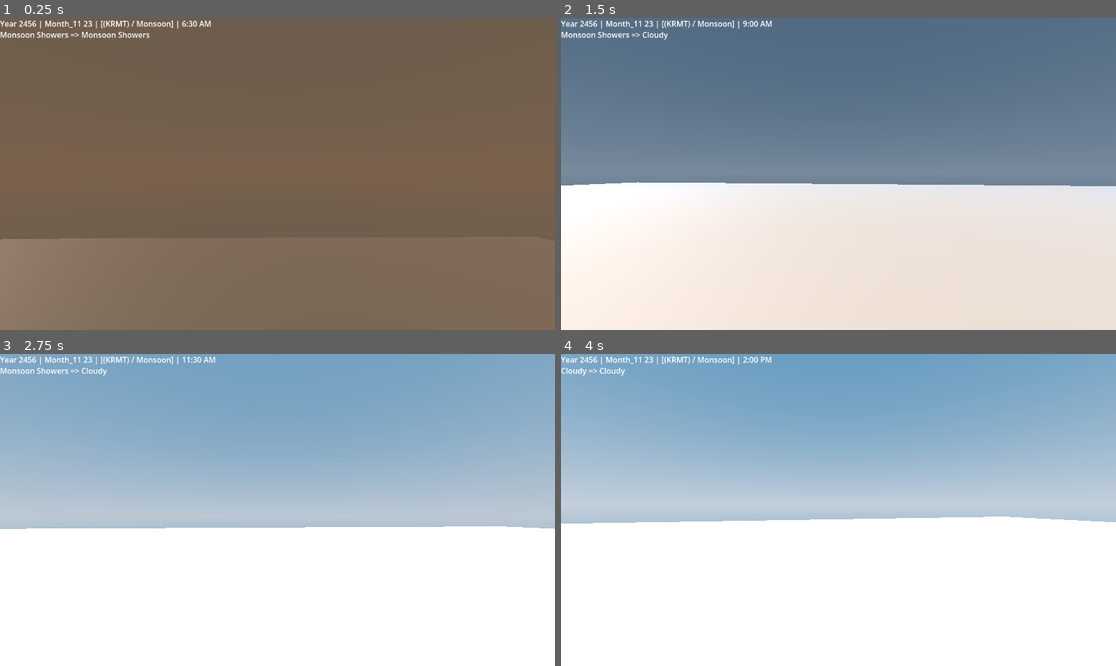
Above: before the commit, frames 1-4 (two rows, left to right).
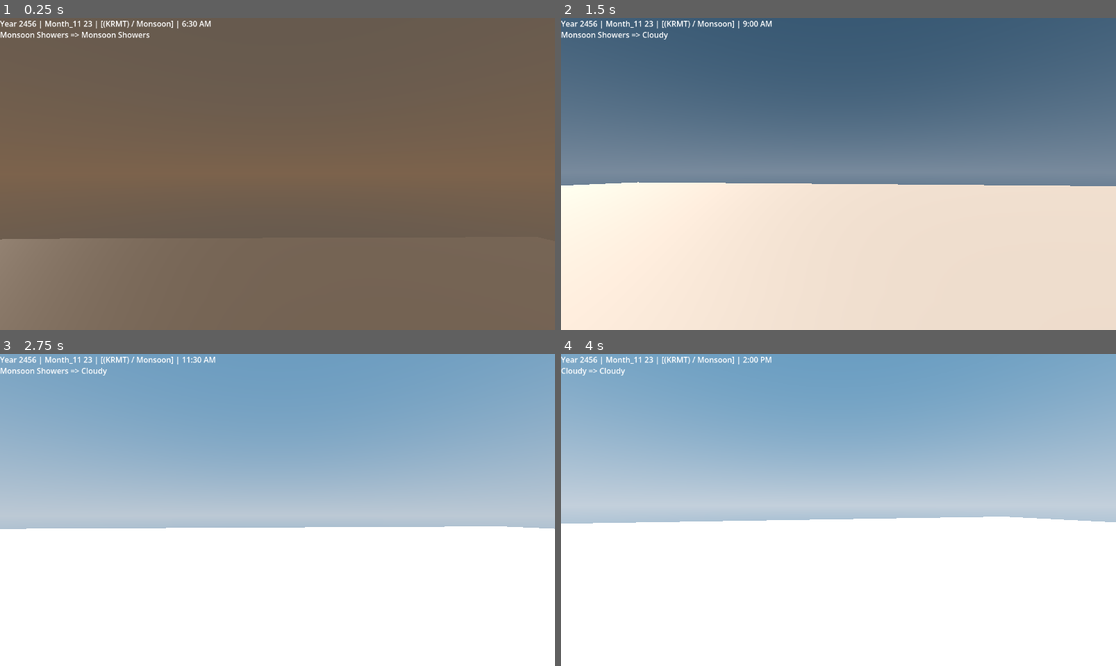
Above: after the commit, the same moments.

Repository: berukyilma111-svg/Low_Open_World
Game: Godot game, scene res://level.tscn
The game is run twice, just before and just after one commit, with the same random seed, the same clock (stepped at 60 frames per second) and the same inputs. The project has no main scene, so this scene is started directly.
Inputs (mouse positions are in pixels of both pictures, inside the frame that each line leads up to):
- Up to frame 1 (0.25 s): no input
- Up to frame 2 (1.5 s): move the mouse to (866, 174) at 0.52 s; hold Shift (PaceUp) from 0.53 s (still down); tap Space (Jump) at 0.77 s; move the mouse to (810, 174) at 1.27 s
- Up to frame 3 (2.75 s): keep holding Shift (PaceUp); tap Space (Jump) at 1.52 s; move the mouse to (288, 503) at 2.02 s
- Up to frame 4 (4 s): keep holding Shift (PaceUp); tap Enter at 2.75 s; move the mouse to (832, 516) at 2.77 s; tap Space (Jump) at 3.02, 3.77 s; move the mouse to (877, 513) at 3.52 s

The runs differ from the first frame. In frame 2, 4.0% of the frame differs, in the area x 12-100%, y 0-61%; in frame 3, less than 0.1%; in frame 4, nothing differs.

Commit message:
Switch to GTA SA-style distance fog
The weather's fog amount now pulls a depth-fog wall closer instead of
setting exponential fog density. sky.gd replaces thickest_fog_density with
draw_distance and fog_begin_share. The Environment is set to depth fog
with sky affect 0, so the sky dome, sun, moon and airglow are never
fogged, and the moon quad's material ignores fog.

Co-Authored-By: Claude Opus 5.5 <noreply@anthropic.com>
Claude-Session: https://claude.ai/code/session_01VrNHH5CVHxY5GmuhFF4bMp

Diff:
--- a/world-test-low/Sky_System/sky.gd
+++ b/world-test-low/Sky_System/sky.gd
@@ -1,8 +1,8 @@
 class_name SkyScript
 extends Node
 ## Step 4 of 4. Where everything above plays out: moves the Sun and Moon nodes, feeds the sky
-## shader and sets the fog. The sky's look (colours from one 24-hour table like GTA SA's time
-## cycle, plus the weather's sunlight and fog) is blended across each 3-hour weather period.
+## shader and sets the distance fog. The sky's look (colours from one 24-hour table like GTA SA's
+## time cycle, plus the weather's sunlight and fog) is blended across each 3-hour weather period.
 ## The fog takes the horizon colour, so it matches the sky. Unchanged values are never re-sent.
 
 # Sky colours at 0, 3, 6, 9, 12, 15, 18 and 21 h, and how dark each point is (0 = day, 1 = night)
@@ -17,7 +17,8 @@
 @export var moon: Node3D
 @export var world_env: WorldEnvironment
 @export_range(16, 1024) var blend_steps: int = 128  # sky colour updates per weather period; each one re-renders the sky
-@export var thickest_fog_density: float = 0.05  # Environment fog density at a weather's fog amount of 1
+@export var draw_distance: float = 400.0  # where the fog wall is solid on a clear day; match Camera3D Far to it
+@export_range(0.0, 1.0) var fog_begin_share: float = 0.6  # the fog starts at this share of the way to the wall
 @export var moon_base_angular_size: float = 0.05  # radius in radians (the real moon is ~0.0045)
 
 @onready var _sky_shader := world_env.environment.sky.sky_material as ShaderMaterial
@@ -95,12 +96,13 @@
 		_send_to_shader(&"sky_blend", blend)
 		_update_fog()
 
-# Built-in Environment fog: no extra shader or texture. It takes the sky's horizon colour, and
-# hides as much of the sky as the weather's fog amount, so a light haze leaves the sky visible.
+# GTA SA-style distance fog: a wall that fades the world out between the fog start and the wall,
+# in the sky's horizon colour so the edge of the world melts into the sky. The weather's fog
+# amount pulls the wall closer (1 = a fifth of the draw distance). The Environment's fog mode,
+# curve and sky affect are fixed in the editor; the sky itself is never fogged.
 func _update_fog() -> void:
-	world_env.environment.fog_enabled = _look_on_screen[LOOK_FOG_AMOUNT] > 0.01
-	world_env.environment.fog_density = _look_on_screen[LOOK_FOG_AMOUNT] * thickest_fog_density
-	world_env.environment.fog_sky_affect = _look_on_screen[LOOK_FOG_AMOUNT]
+	world_env.environment.fog_depth_end = lerpf(draw_distance, draw_distance * 0.2, _look_on_screen[LOOK_FOG_AMOUNT])
+	world_env.environment.fog_depth_begin = world_env.environment.fog_depth_end * fog_begin_share
 	world_env.environment.fog_light_color = _look_on_screen[LOOK_HORIZON_COLOUR]
 
 # The sky's look at `hour`: colours darkened for night and tinted by the weather, plus the
--- a/world-test-low/Sky_System/weather_conditions.gd
+++ b/world-test-low/Sky_System/weather_conditions.gd
@@ -10,7 +10,7 @@
 
 # [sky top tint, sky horizon tint, tint strength, cloud, rain, dust, heat, sun strength, fog].
 # Clear has no tint: a clear sky is just the time-of-day colours in sky.gd. Sun strength is the
-# share of full sunlight that gets through; fog is the share of Sky's thickest fog.
+# share of full sunlight that gets through; fog is how far Sky's fog wall closes in (1 = closest).
 const WEATHER_PROFILES = {
 	WeatherData.Type.CLEAR: [Color(0.44, 0.729, 1.0), Color(0.89, 0.646, 0.347), 0.0, 0.0, 0.0, 0.0, 0.0, 1.0, 0.0],
 	WeatherData.Type.CLOUDY: [Color(0.357, 0.404, 0.451), Color(0.498, 0.549, 0.6), 0.6, 0.6, 0.0, 0.0, 0.0, 0.7, 0.0],
--- a/world-test-low/level.tscn
+++ b/world-test-low/level.tscn
@@ -43,11 +43,18 @@
 sky = SubResource("Sky_1ainy")
 ambient_light_source = 3
 tonemap_mode = 2
+fog_enabled = true
+fog_mode = 1
+fog_sky_affect = 0.0
+fog_depth_curve = 1.0
+fog_depth_begin = 240.0
+fog_depth_end = 400.0
 
 [sub_resource type="StandardMaterial3D" id="StandardMaterial3D_oi3di"]
 transparency = 1
 shading_mode = 0
 billboard_mode = 2
+disable_fog = true
 
 [sub_resource type="QuadMesh" id="QuadMesh_0b4ue"]
 
